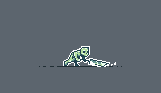
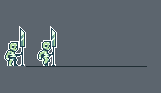
Two versions of the same layered image (161×93). Layer-by-layer changes:
added group "Walk" with 4 layers above "idle" over (x1=37, y1=26, x2=57, y2=66)
added layer "Walk_03" in group "Walk" over (x1=37, y1=26, x2=57, y2=66)
added layer "idle" above "Hallberd_Diagonal" over (x1=4, y1=26, x2=26, y2=66)
hid group "VFX" (5 layers) over (x1=90, y1=61, x2=116, y2=66)
hid "Land_Puff_02" over (x1=90, y1=61, x2=116, y2=66)
hid "04" over (x1=63, y1=46, x2=110, y2=67)
painted on "Calque 3" over (x1=26, y1=66, x2=147, y2=67)
